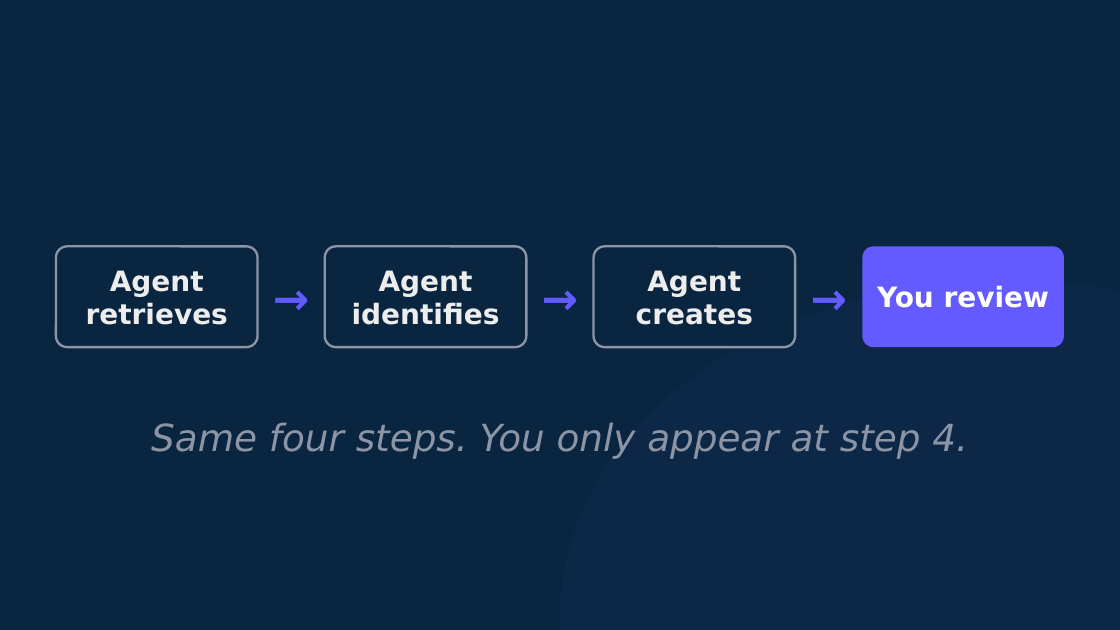
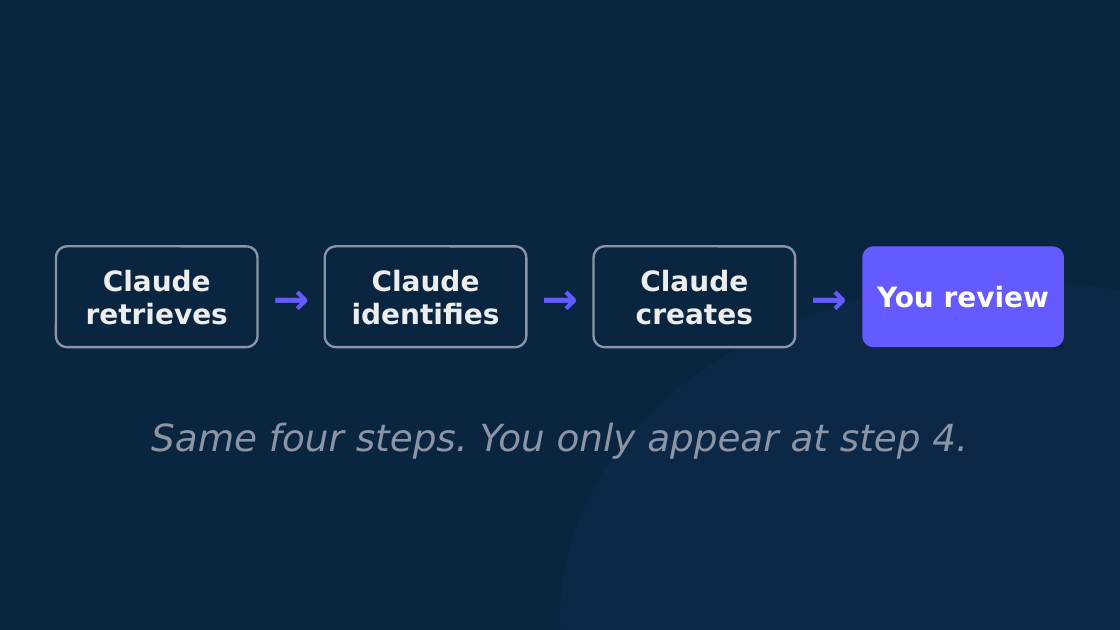
Before and after one commit to michaelengland/ai-best-practices, a slide deck: slide 5 of decks/workshop-2-orchestrator/workshop-2-orchestrator.pptx. Drawn at 1120x630 pixels with LibreOffice and Linux fonts; fonts in the diff are those of the drawing. Boxes give left, top, right and bottom in pixels: in the first picture for what was removed or moved away, otherwise in the second. Text is boxed around its words. In the diff, an @@ line names an element or a change of style, - is before the commit and + after.

```diff
--- a/decks/workshop-2-orchestrator/workshop-2-orchestrator.pptx
+++ b/decks/workshop-2-orchestrator/workshop-2-orchestrator.pptx
@@ text at (86, 269, 228, 325): text changed @@
-Agent retrieves
+Claude retrieves
@@ text at (352, 269, 500, 325): text changed @@
-Agent identifies
+Claude identifies
@@ text at (636, 269, 753, 325): text changed @@
-Agent creates
+Claude creates
```
Also in this commit, not shown: 8 other slides changed, 4 slides added, 2 slides removed, 10 other files.
